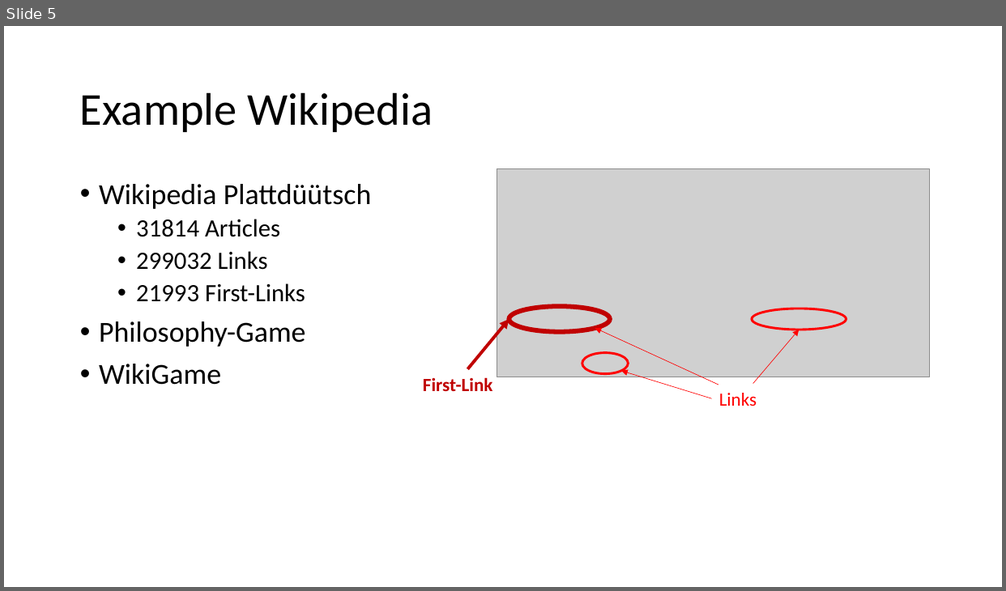
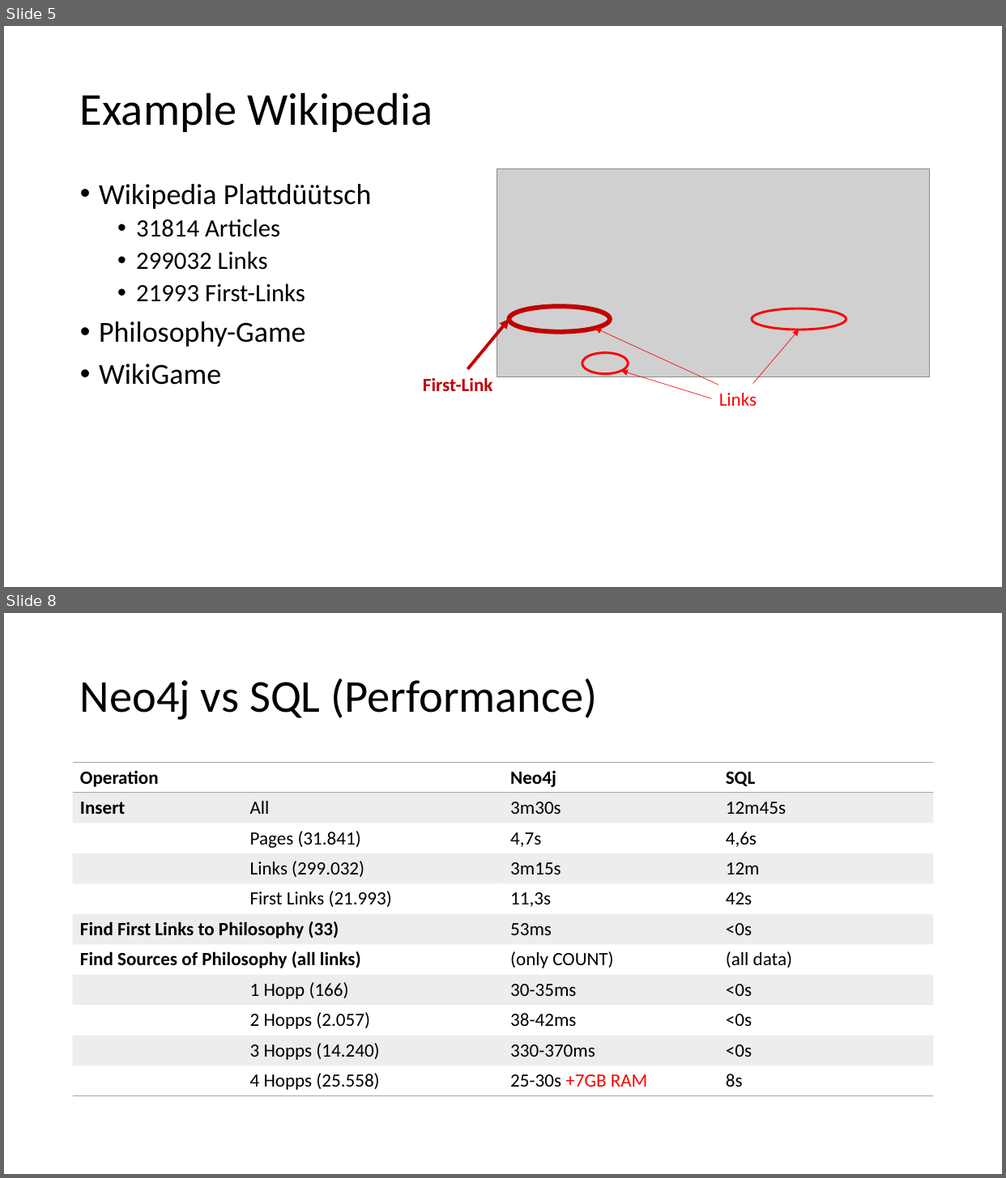
Before and after one commit to bernhardmgruber/philosophywiki, a slide deck: doc/presentation/Presentation.pptx. Shown one above the other, each under a label of ours: slide 5 before the commit, slides 5 and 8 after it; the slides between them are not shown. The pictures are 1006x591 and 1006x1178 pixels, drawn with LibreOffice and Linux fonts; fonts in the diff are those of the drawing; grey boxes stand for pictures. Boxes give left, top, right and bottom in pixels: in the first picture for what was removed or moved away, otherwise in the second. Text is boxed around its words. In the diff, an @@ line names an element or a change of style, - is before the commit and + after.

```diff
--- a/doc/presentation/Presentation.pptx
+++ b/doc/presentation/Presentation.pptx
@@ slide 8 added at (4,613,1002,1174), background #FFFFFF @@
@@ title added at (80,679,597,720), 44 pt, text #000000 @@
+Neo4j vs SQL (Performance)
@@ table added at (73,763,935,1097), 11 rows, 4 columns @@
+Operation |  | Neo4j | SQL
+Insert | All | 3m30s | 12m45s
+ | Pages (31.841) | 4,7s | 4,6s
+ | Links (299.032) | 3m15s | 12m
+ | First Links (21.993) | 11,3s | 42s
+Find First Links to Philosophy (33) |  | 53ms | <0s
+Find Sources of Philosophy (all links) |  | (only COUNT) | (all data)
+ | 1 Hopp (166) | 30-35ms | <0s
+ | 2 Hopps (2.057) | 38-42ms | <0s
+ | 3 Hopps (14.240) | 330-370ms | <0s
+ | 4 Hopps (25.558) | 25-30s +7GB RAM | 8s
```
Also in this commit, not shown: 2 slides changed, 1 other file.
